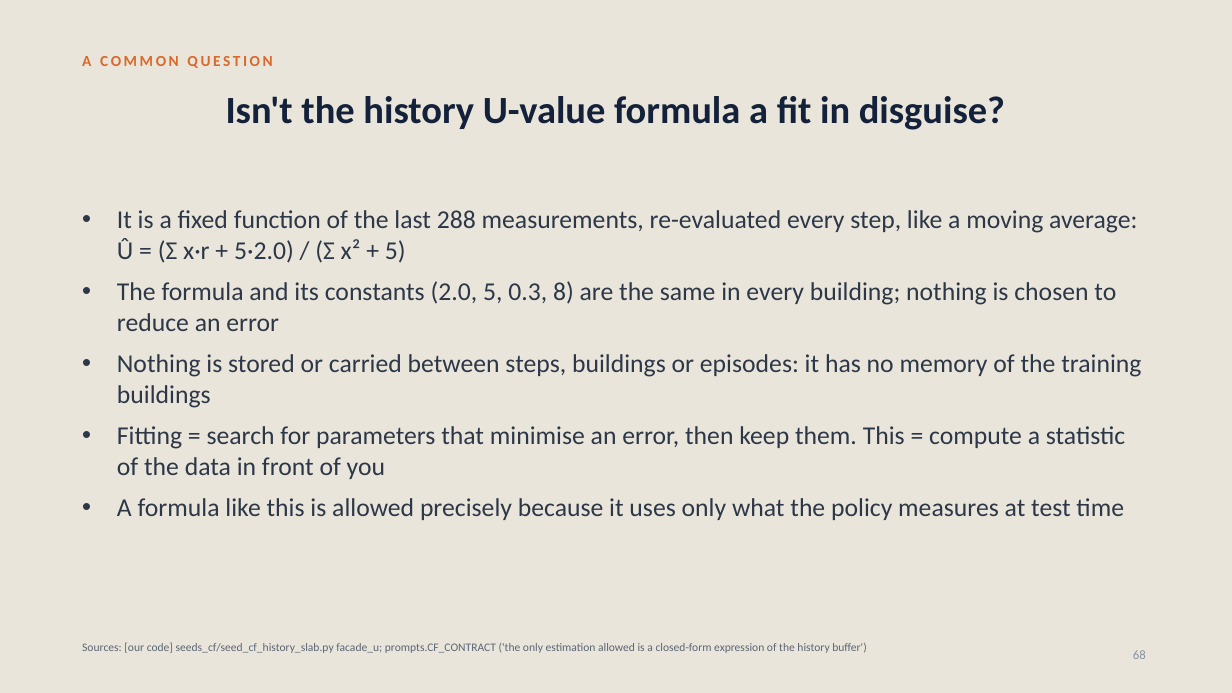
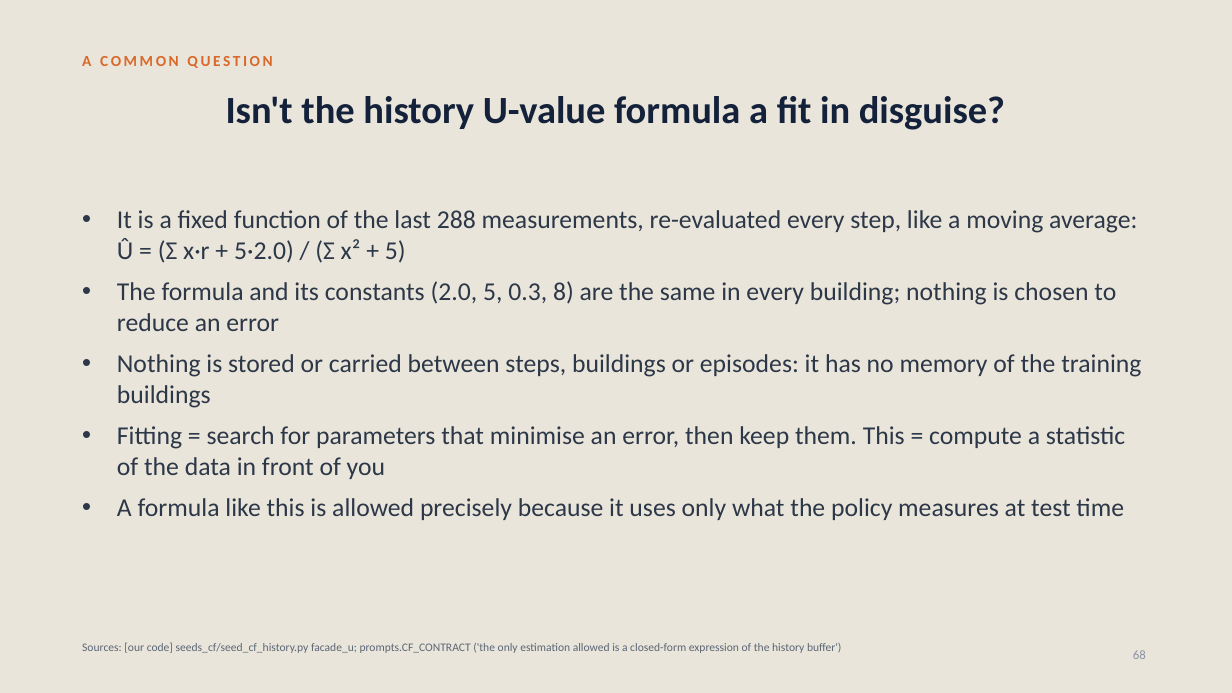
Before and after one commit to srivathsanb14/working-code, a slide deck: slide 68 of docs/One_Controller_for_Every_Building.pptx. Drawn at 1232x693 pixels with LibreOffice and Linux fonts; fonts in the diff are those of the drawing. Boxes give left, top, right and bottom in pixels: in the first picture for what was removed or moved away, otherwise in the second. Text is boxed around its words. In the diff, an @@ line names an element or a change of style, - is before the commit and + after.

```diff
--- a/docs/One_Controller_for_Every_Building.pptx
+++ b/docs/One_Controller_for_Every_Building.pptx
@@ text at (82, 642, 841, 653): text changed @@
-Sources: [our code] seeds_cf/seed_cf_history_slab.py facade_u; prompts.CF_CONTRACT ('the only estimation allowed is a closed-form expression of the history buffer')
+Sources: [our code] seeds_cf/seed_cf_history.py facade_u; prompts.CF_CONTRACT ('the only estimation allowed is a closed-form expression of the history buffer')
```
Also in this commit, not shown: 15 other slides changed, 1 slide added, 54 other files.
